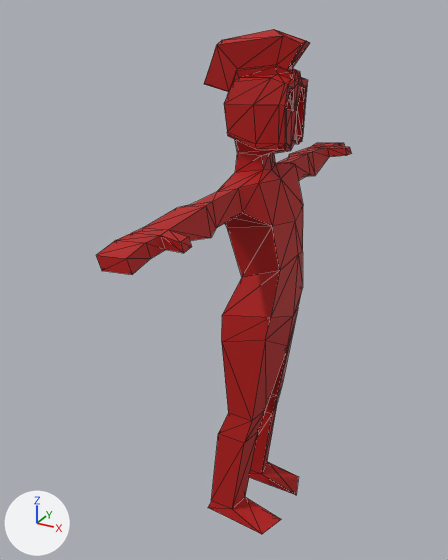
Renders of the glTF model assets/models/Guy_v0.1.glb from each side of a commit.
Before and after are seen from a camera (50 mm lens) standing at (4.42, -9.73, 9.87) and looking at (-0.85, -0.16, 5.08). The axes (+X, +Y, +Z) are drawn at lower left. The lights are the same throughout. The older version comes first. Mesh edges are drawn as thin lines. Vertices at exactly the same position are counted once.

Script lines for the objects in view, before the commit:
```python
me_cube = bpy.data.meshes.new('Cube')
me_cube.from_pydata(...)  # 154 vertices, 304 faces; spans x -0.86..0.67, y -4.08..4.08, z -0.01..8.67
me_cube.materials.append(mat_material)  # picture img_material_base_color
me_cube_001 = bpy.data.meshes.new('Cube.001')
me_cube_001.from_pydata(...)  # 152 vertices, 300 faces; spans x -1.28..0.54, y -0.48..0.48, z 7.71..9.55
me_cube_001.materials.append(mat_material)  # picture img_material_base_color
ob_body = bpy.data.objects.new('Body', me_cube)
ob_body.location = (0.0, 0.0, 0.0)
ob_helmet = bpy.data.objects.new('Helmet', me_cube_001)
ob_helmet.location = (0.0, 0.0, 0.0)
```
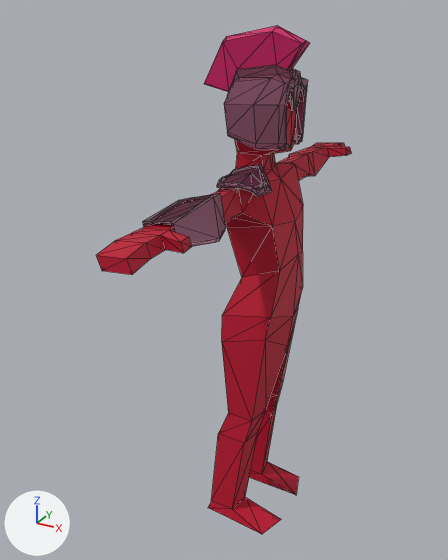
Pixel boxes [x1, y1, x2, y2] of what changed, in the pictures (448 x 560 px; the box of a moved part takes in the faces that stretch with it):
'Helmet', reshaped
    before: [204, 29, 310, 150]
    after: [204, 25, 310, 150]
'Accessory_1', added
    after: [142, 193, 225, 247]
    faces in mat_armor (purple #9d627a): [142, 193, 225, 247]
    faces in mat_armor_2 (dark red #541232): [155, 198, 208, 222]
'Accessory_2', added
    after: [217, 164, 272, 197]
    faces in mat_armor_2 (dark red #541232): [222, 167, 266, 189]
    faces in mat_armor (purple #9d627a): [217, 164, 272, 197]
part 1 of me_cube_001, moved or reshaped
    before: [204, 29, 306, 92]
    after: [204, 25, 306, 92]
part 2 of me_cube_001, recoloured
    both: [224, 65, 308, 150]
part 3 of me_cube_001, recoloured (red to pink)
    both: [204, 29, 310, 92]

What changed in the scene script:
```text
Add mat_armor:
    mat_armor = principled_material('Armor')
    mat_armor.base_color = (0.335, 0.122, 0.193)  # purple #9d627a
    mat_armor.metallic = 0.543
    mat_armor.roughness = 0.398
Add mat_plume:
    mat_plume = principled_material('Plume')
    mat_plume.base_color = (0.712, 0.0216, 0.16)  # pink #db286f
    mat_plume.metallic = 0.339
    mat_plume.roughness = 0.531
Add mat_armor_2:
    mat_armor_2 = principled_material('Armor_2')
    mat_armor_2.base_color = (0.0885, 0.00619, 0.032)  # dark red #541232
    mat_armor_2.roughness = 0.776
Change me_cube_001:
    used by ob_helmet; location = (0.0, 0.0, 0.0)
    remove me_cube_001.from_pydata(...)  # 152 vertices, 300 faces; spans x -1.28..0.54, y -0.48..0.48, z 7.71..9.55
    add me_cube_001.from_pydata(...)  # 152 vertices, 300 faces; spans x -1.28..0.54, y -0.48..0.48, z 7.71..9.61
    me_cube_001 part 1
    1 vertex is removed from x 0.33, y 0.16, z 8.93
    9 faces are deleted
    6 vertices move from x -0.98..0.22, y -0.18..0.17, z 9.3..9.55 to x -0.88..0.03, y -0.18..0.17, z 9.36..9.61
    1 vertex is added at (0.14, 0.16, 8.93)
    9 new faces join them, mat_armor (purple #9d627a)
    me_cube_001 part 2: 259 faces spanning x -0.83..0.43, y -0.48..0.48, z 7.71..9.05 switch from mat_material (picture img_material_base_color) to mat_armor (purple #9d627a)
    me_cube_001 part 3: 32 faces spanning x -1.28..0.54, y -0.19..0.18, z 8.54..9.61 switch from mat_material (picture img_material_base_color) to mat_plume (pink #db286f)
Add me_cube_003:
    me_cube_003.from_pydata(...)  # 51 vertices, 88 faces; spans x -0.682..0.25, y -1.214..-0.266, z 7.05..7.465
    # faces by material slot: [72, 16]
    me_cube_003.materials.append(mat_armor)  # purple #9d627a
    me_cube_003.materials.append(mat_armor_2)  # dark red #541232
Add me_cube_002:
    me_cube_002.from_pydata(...)  # 42 vertices, 76 faces; spans x -0.637..0.076, y -3.023..-1.716, z 6.478..7.286
    # faces by material slot: [68, 8]
    me_cube_002.materials.append(mat_armor)  # purple #9d627a
    me_cube_002.materials.append(mat_armor_2)  # dark red #541232
Add ob_accessory_2:
    ob_accessory_2 = bpy.data.objects.new('Accessory_2', me_cube_003)
    ob_accessory_2.location = (0.0, 0.0, 0.0)
Add ob_accessory_1:
    ob_accessory_1 = bpy.data.objects.new('Accessory_1', me_cube_002)
    ob_accessory_1.location = (0.0, 0.0, 0.0)
```
